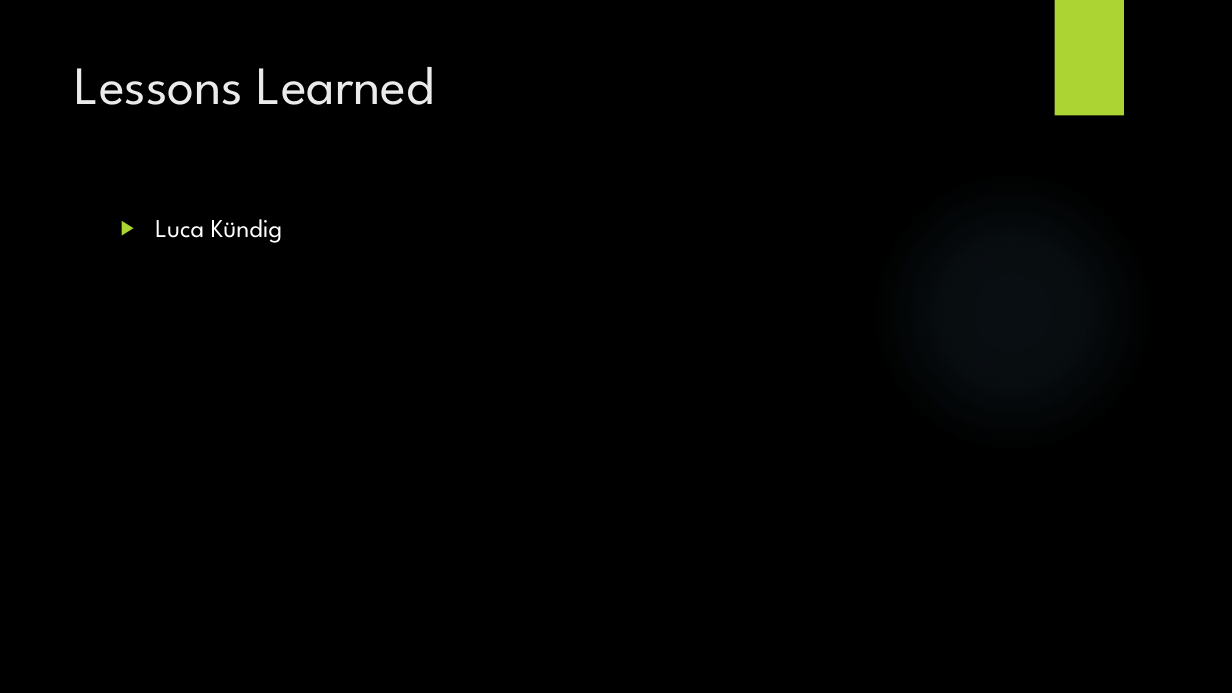
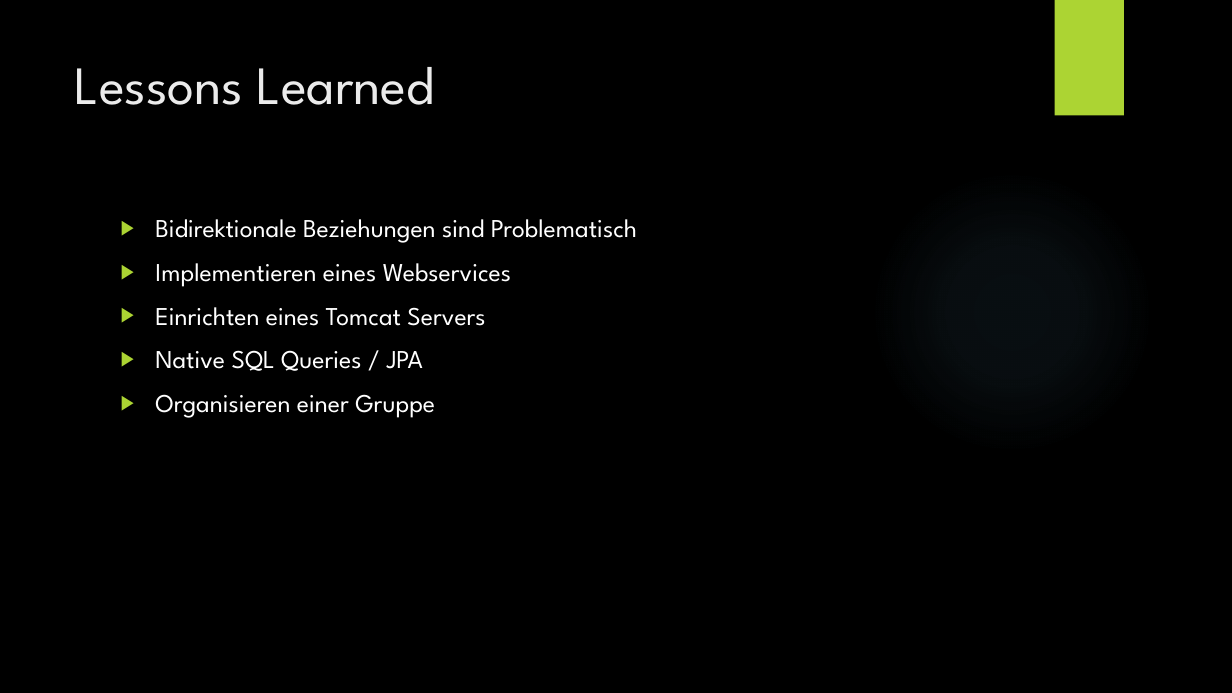
Before and after one commit to lucakuendig/INM21_Group_B, a slide deck: slide 13 of 06_Praesentation/Praesentation_Mangel_Manager.pptx. Drawn at 1232x693 pixels with LibreOffice and Linux fonts; fonts in the diff are those of the drawing; background and template pictures are left out. Boxes give left, top, right and bottom in pixels: in the first picture for what was removed or moved away, otherwise in the second. Text is boxed around its words. In the diff, an @@ line names an element or a change of style, - is before the commit and + after.

Commit message:
added lessons learned

```diff
--- a/06_Praesentation/Praesentation_Mangel_Manager.pptx
+++ b/06_Praesentation/Praesentation_Mangel_Manager.pptx
@@ text at [155, 219, 637, 418]: text changed @@
-▶ Luca Kündig
+▶ Bidirektionale Beziehungen sind Problematisch
+▶ Implementieren eines Webservices
+▶ Einrichten eines Tomcat Servers
+▶ Native SQL Queries / JPA
+▶ Organisieren einer Gruppe
```
